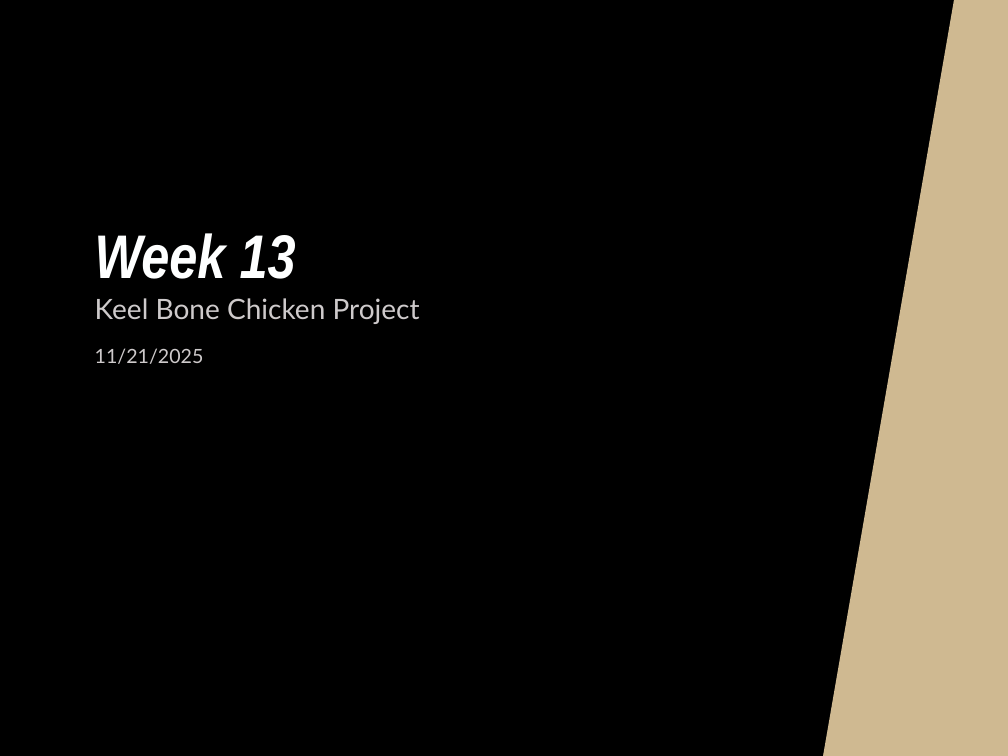
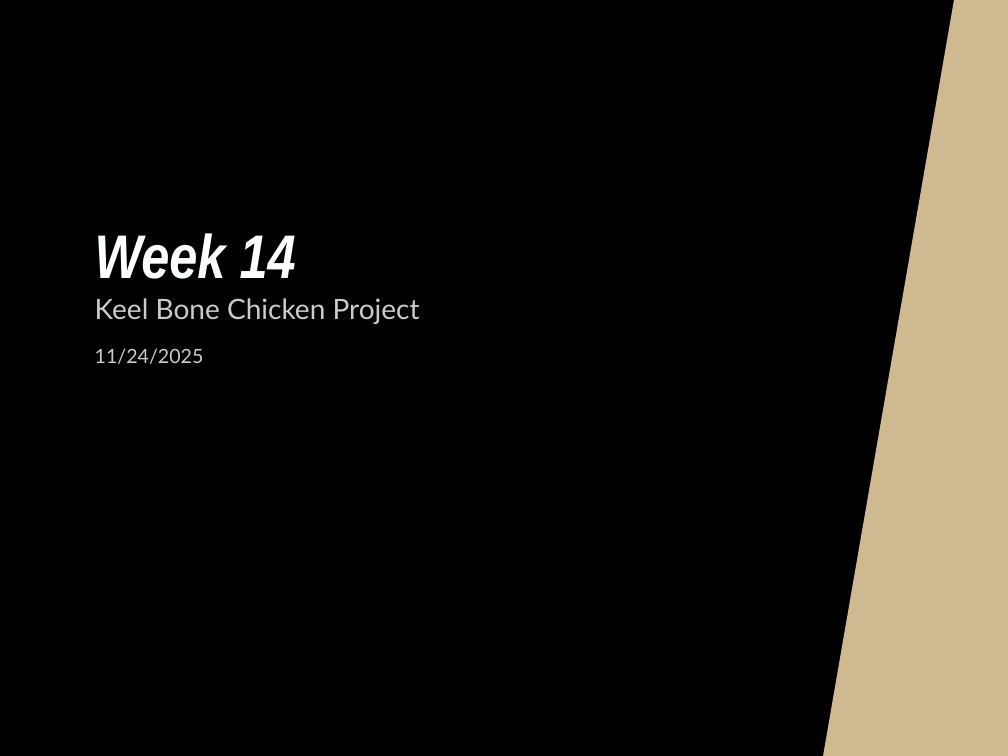
Before and after one commit to NHuang58/Biomedical_Device_PCB, a slide deck: slide 1 of Documentation/Slides/Week_11.pptx. Drawn at 1008x756 pixels with LibreOffice and Linux fonts; fonts in the diff are those of the drawing; background and template pictures are left out. Boxes give left, top, right and bottom in pixels: in the first picture for what was removed or moved away, otherwise in the second. Text is boxed around its words. In the diff, an @@ line names an element or a change of style, - is before the commit and + after.

```diff
--- a/Documentation/Slides/Week_11.pptx
+++ b/Documentation/Slides/Week_11.pptx
@@ title at box(95, 233, 296, 279): text changed @@
-Week 13
+Week 14
@@ text at box(95, 348, 204, 364): text changed @@
-11/21/2025
+11/24/2025
```
Also in this commit, not shown: 3 other slides changed, 3 slides added, 4 slides removed, 2 other files.
